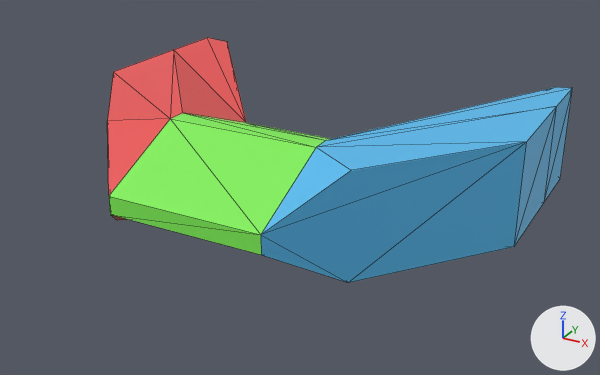
What one commit did to the OBJ model engine/resources/models/player/player.obj.
One viewpoint serves both versions: a 50 mm camera at (3.45, -4.42, 2.73) aimed at (0.33, 1.25, -0.1). The lights are fixed; the arrows at lower right show +X, +Y and +Z. Mesh edges are drawn as thin lines. Where no turn or scale is listed for an object, it has been applied to the vertices.
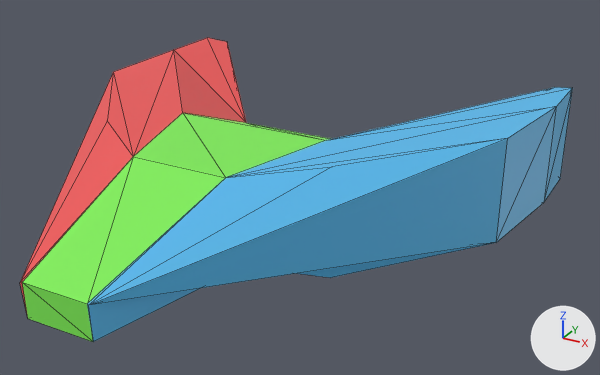
The newer file is also turned or shifted as a whole; pictures and numbers use the older file's frame.

Boxes (x1, y1, x2, y2) around the edits, measured in the pictures (600 x 375 px; the box of a moved part takes in the faces that stretch with it):
'Cube', reshaped (19% wider, 24% taller): before (107, 38, 573, 283); after (20, 38, 573, 342)
part 1 of me_cube, moved or reshaped: before (107, 50, 557, 283); after (20, 50, 557, 342)

Patch to the scene script:
```diff
--- a/engine/resources/models/player/player.obj.py
+++ b/engine/resources/models/player/player.obj.py
@@ me_cube @@
 # used by ob_cube; location = (0.0, 0.0, 0.0)
-me_cube.from_pydata(...)  # 36 vertices, 68 faces; spans x -2.07..2.06, y 0.03..3.51, z -0.46..0.46
+me_cube.from_pydata(...)  # 40 vertices, 76 faces; spans x -2.07..2.06, y -1.28..3.51, z -0.46..0.46
+# me_cube part 1
+# 10 vertices are removed from x -0.69..2.06, y 0.03..1.75, z -0.46..0.46
+# 30 faces are deleted
+# 2 vertices move from x -0.69..0.69, y 0.86, z -0.46 to x -0.69..0.69, y 0.86, z -0.34
+# 14 vertices are added at x -0.54..1.91, y -1.28..1.75, z -0.46..0.46
+# 38 new faces join them
 me_cube.materials.append(mat_material)
```
